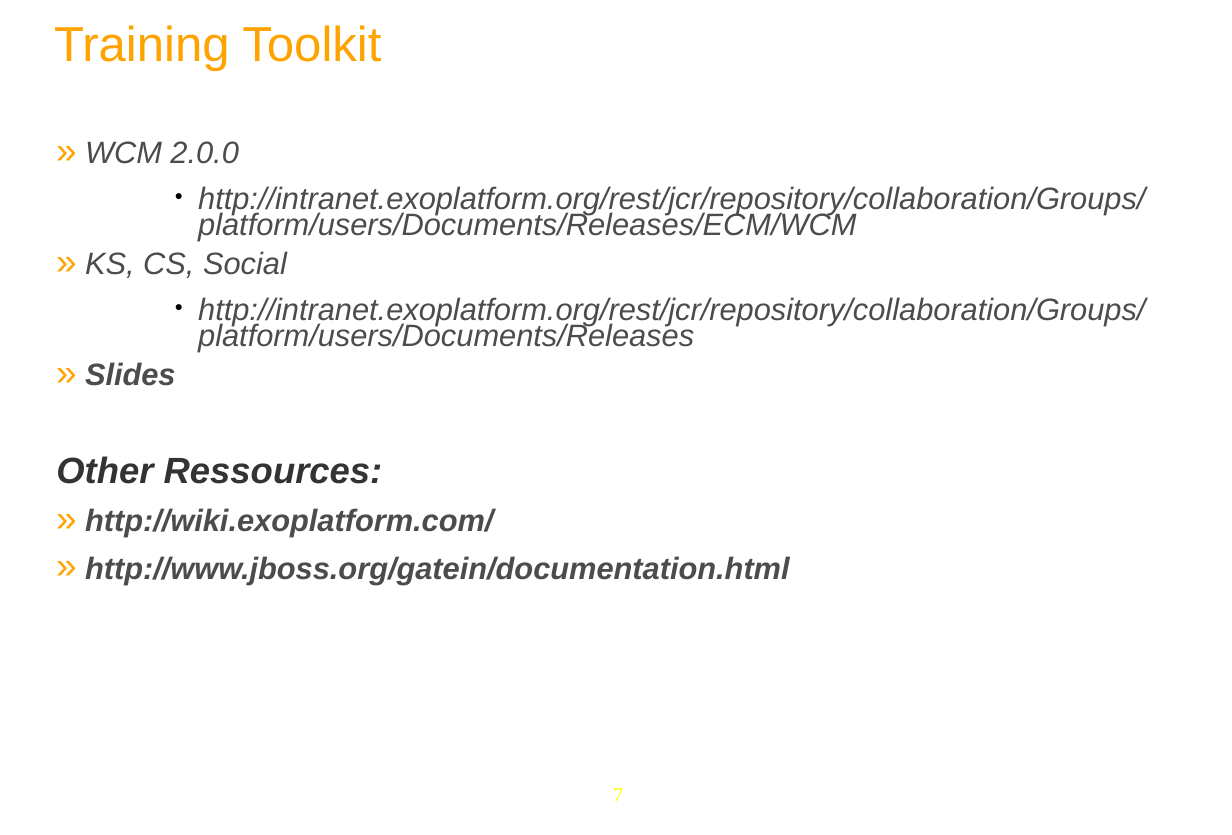
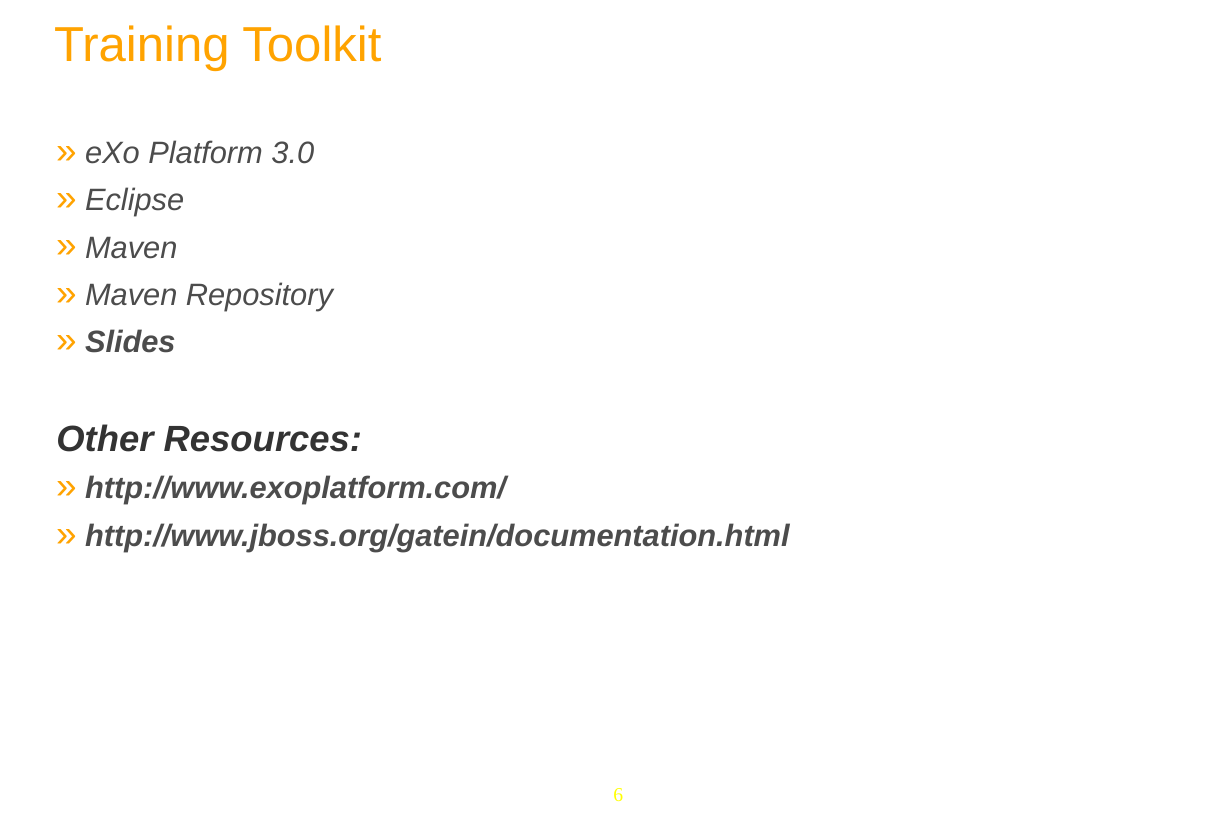
Before and after one commit to anhvurz90/training, a slide deck: slide 6 of slides/exo-fundamentals/en/010-General-Intro-XFund-en.pptx (slide 7 before the commit). Drawn at 1232x835 pixels with LibreOffice and Linux fonts; fonts in the diff are those of the drawing; background and template pictures are left out. Boxes give left, top, right and bottom in pixels: in the first picture for what was removed or moved away, otherwise in the second. Text is boxed around its words. In the diff, an @@ line names an element or a change of style, - is before the commit and + after.

```diff
--- a/slides/exo-fundamentals/en/010-General-Intro-XFund-en.pptx
+++ b/slides/exo-fundamentals/en/010-General-Intro-XFund-en.pptx
@@ text at [85, 140, 333, 311]: text changed @@
-  » WCM 2.0.0
-    ● http://intranet.exoplatform.org/rest/jcr/repository/collaboration/Groups/platform/users/Documents/Releases/ECM/WCM
-  » KS, CS, Social
-    ● http://intranet.exoplatform.org/rest/jcr/repository/collaboration/Groups/platform/users/Documents/Releases
+  » eXo Platform 3.0
+  » Eclipse
+  » Maven
+  » Maven Repository
@@ text at [56, 424, 506, 504]: text changed @@
-Other Ressources:
-  » http://wiki.exoplatform.com/
+Other Resources:
+  » http://www.exoplatform.com/
@@ page number at [613, 788, 623, 802]: text changed @@
-7
+6
```
Also in this commit, not shown: 2 other slides changed, 1 slide removed, 1 other file.
